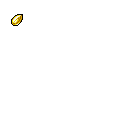
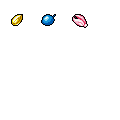
Layers edited between the first and the second w=120, h=120 image:
added layer "Layer 3" above "Layer 2" over [72, 14, 88, 28]
added layer "Layer 2" above "Layer 1" over [41, 14, 56, 26]
